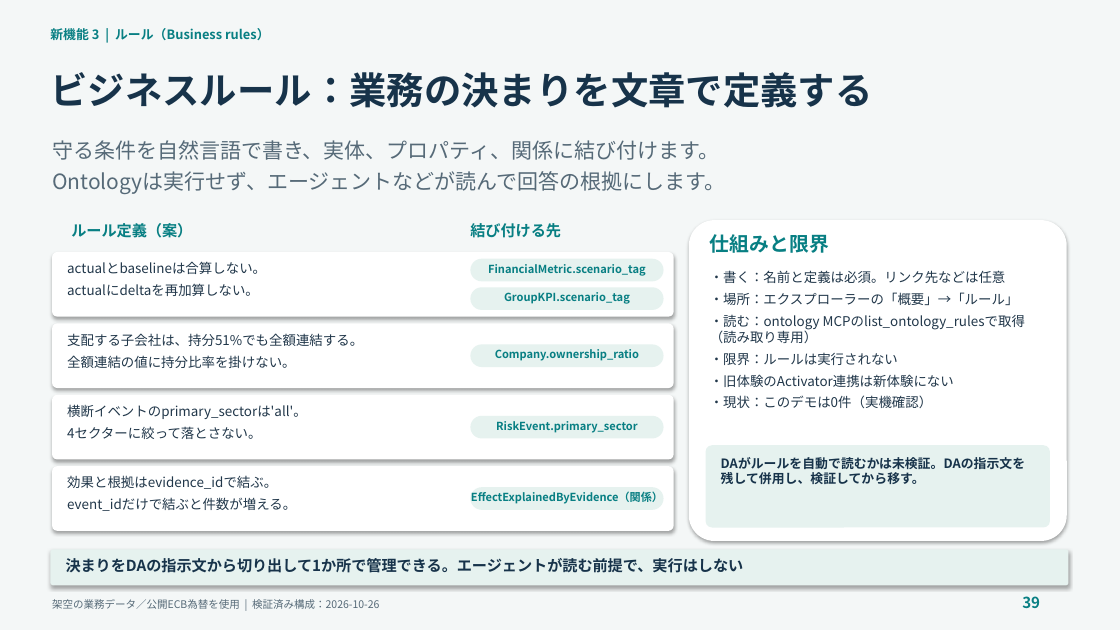
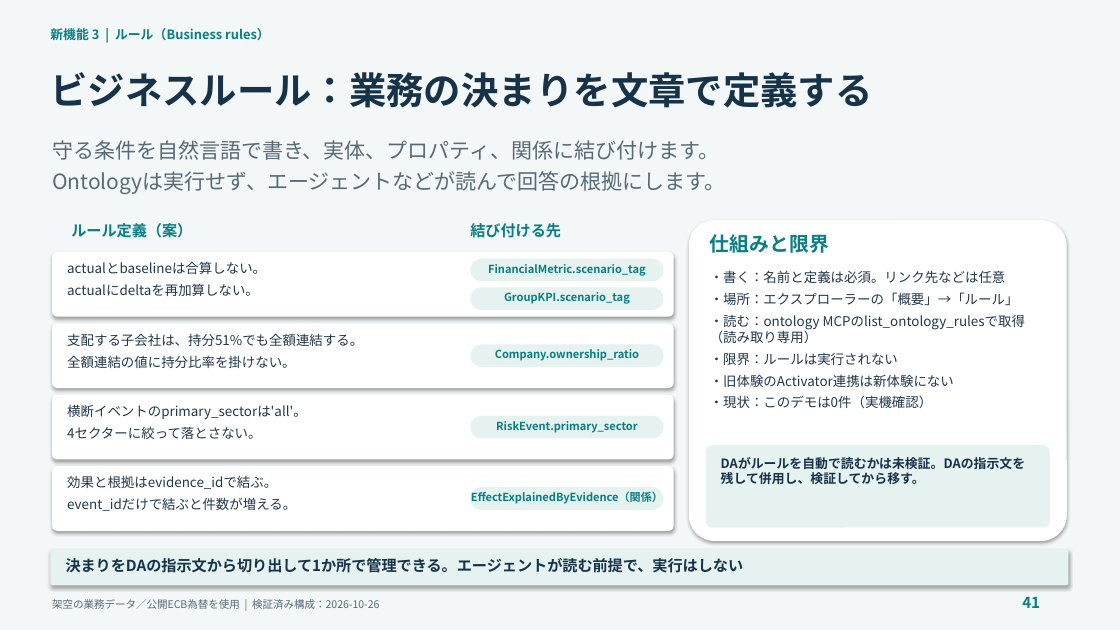
Before and after one commit to c-nova/FabricOntology_Trading, a slide deck: slide 41 of decks/TradingOntology_Demo_Presenter_Guide_JA.pptx (slide 39 before the commit). Drawn at 1120x630 pixels with LibreOffice and Linux fonts; fonts in the diff are those of the drawing. Boxes give left, top, right and bottom in pixels: in the first picture for what was removed or moved away, otherwise in the second. Text is boxed around its words. In the diff, an @@ line names an element or a change of style, - is before the commit and + after.

```diff
--- a/decks/TradingOntology_Demo_Presenter_Guide_JA.pptx
+++ b/decks/TradingOntology_Demo_Presenter_Guide_JA.pptx
@@ text at (1022, 596, 1040, 608): text changed @@
-39
+41
```
Also in this commit, not shown: 18 other slides changed, 2 slides added, 9 other files.
